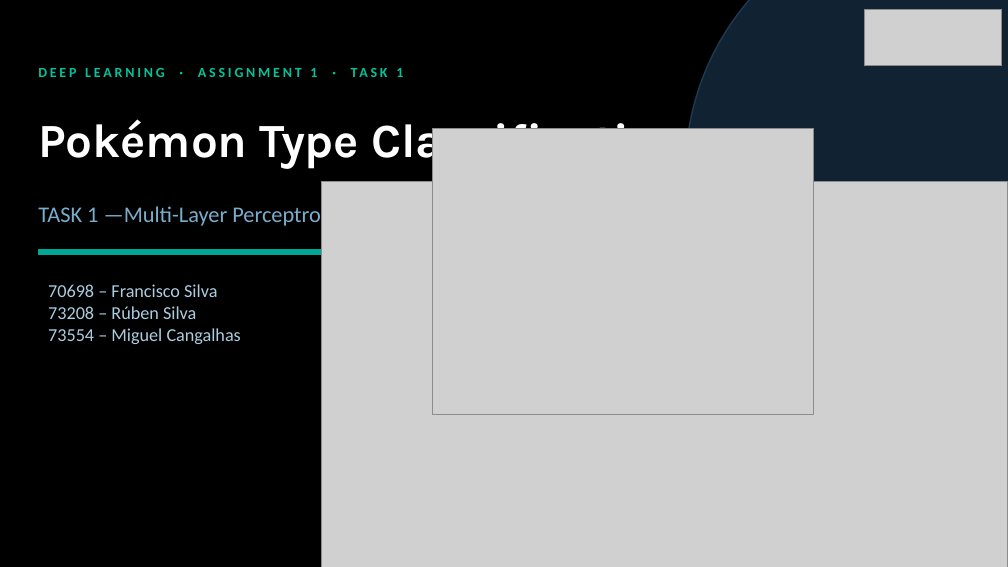
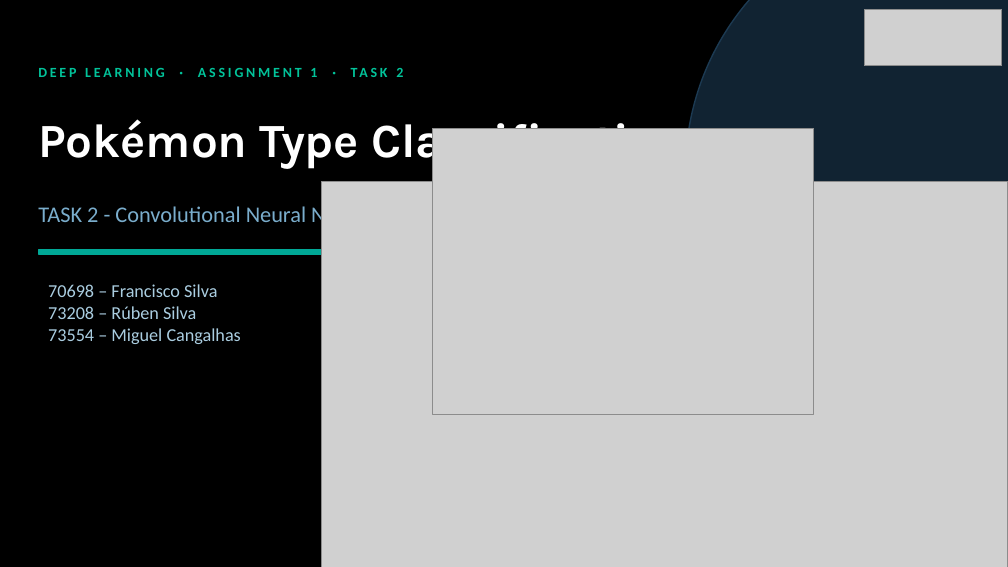
Before and after one commit to fmssilva/DL_Proj, a slide deck: slide 27 of assignment_1/task2/Task2_report.pptx (slide 30 before the commit). Drawn at 1008x567 pixels with LibreOffice and Linux fonts; fonts in the diff are those of the drawing; grey boxes stand for pictures; background and template pictures are left out. Boxes give left, top, right and bottom in pixels: in the first picture for what was removed or moved away, otherwise in the second. Text is boxed around its words. In the diff, an @@ line names an element or a change of style, - is before the commit and + after.

```diff
--- a/assignment_1/task2/Task2_report.pptx
+++ b/assignment_1/task2/Task2_report.pptx
@@ text at bbox=[38, 68, 317, 222]: text changed @@
-DEEP LEARNING · ASSIGNMENT 1 · TASK 1
+DEEP LEARNING · ASSIGNMENT 1 · TASK 2
@@ text at bbox=[115, 68, 403, 228]: text changed @@
-TASK 1 —Multi-Layer Perceptron
+TASK 2 - Convolutional Neural Network
```
Also in this commit, not shown: 21 other slides changed, 4 slides added, 7 slides removed.
